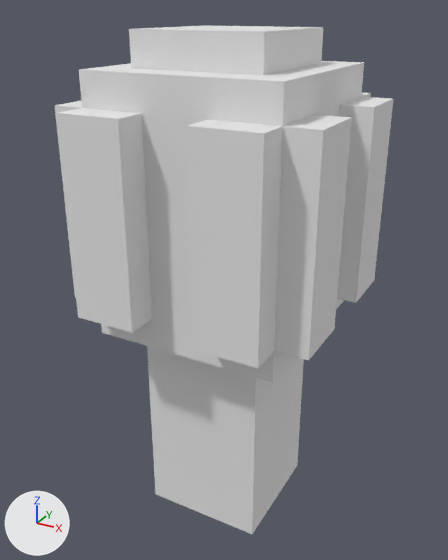
A saved change to the OBJ model SourceCode/1. Introduction & Curriculum/Resources/Models/SmallTree/SmallTree.obj.
Before and after are seen from a 50 mm camera at (8.87, -16.5, 16.53) aimed at (-0.21, 0.02, 8.27). The lights are fixed; the arrows at lower left show +X, +Y and +Z. Where no turn or scale is listed for an object, it has been applied to the vertices.

The scene before the commit, as lines of its bpy script (objects in view):
```python
mat_palette = principled_material('palette')
mat_palette.base_color = (0.8, 0.8, 0.8)  # white #e7e7e7
mat_palette.roughness = 1.0
me_smalltree = bpy.data.meshes.new('SmallTree')
me_smalltree.from_pydata(...)  # 88 vertices, 168 faces; spans x -4.0..4.0, y -4.0..4.0, z 0.0..16.0
me_smalltree.materials.append(mat_palette)  # white #e7e7e7
ob_smalltree = bpy.data.objects.new('SmallTree', me_smalltree)
ob_smalltree.location = (0.0, 0.0, 0.0)
```
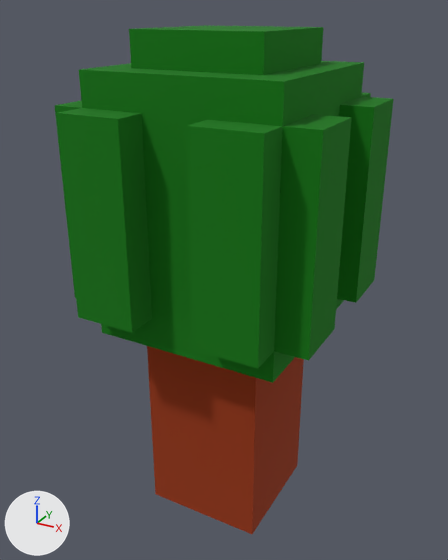
Location of each change, (x1, y1, x2, y2) in pixels of the pictures (448 x 560 px):
'SmallTree', surface changed (grey to green)
    both: (55, 25, 393, 534)

The edits, one by one:
Picture 'SmallTree.png' (img_smalltree_png) is new.
In material 'palette' (mat_palette), base_color is no longer (0.8, 0.8, 0.8), white #e7e7e7.
In material 'palette' (mat_palette), texture is now set to img_smalltree_png.
